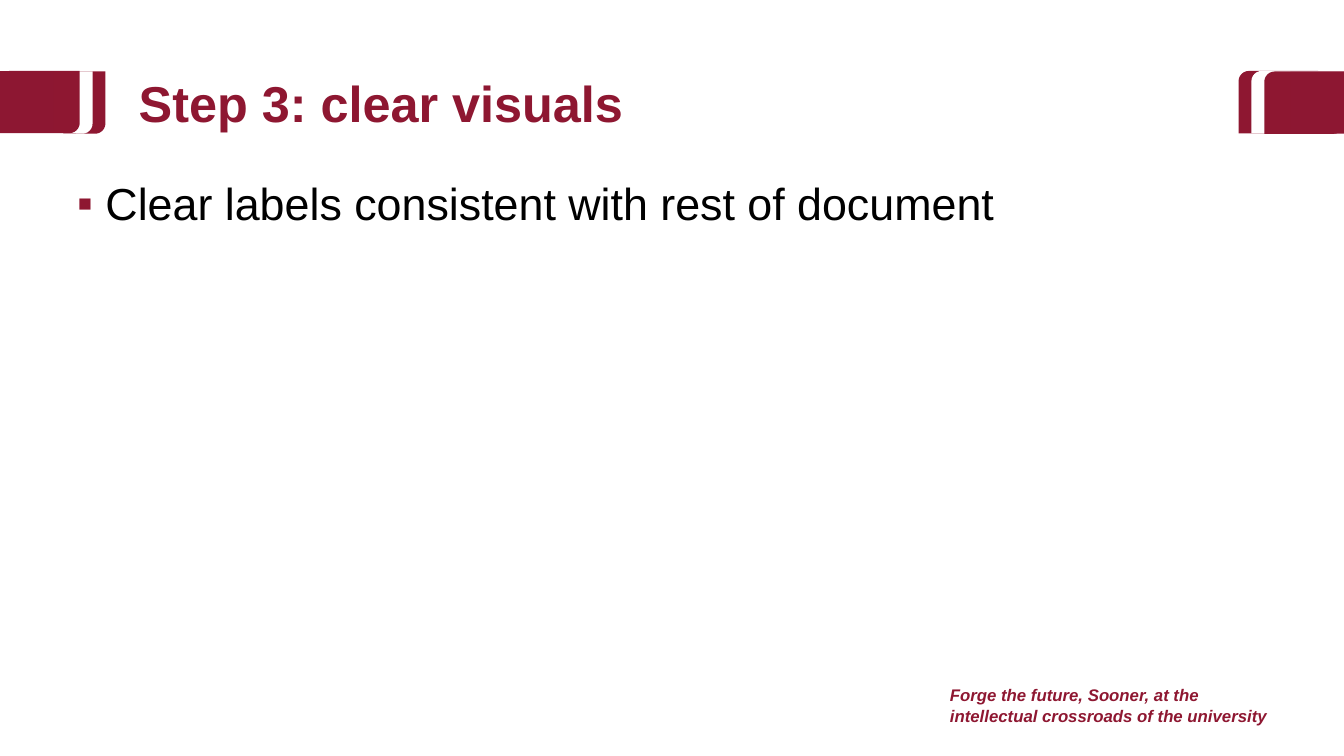
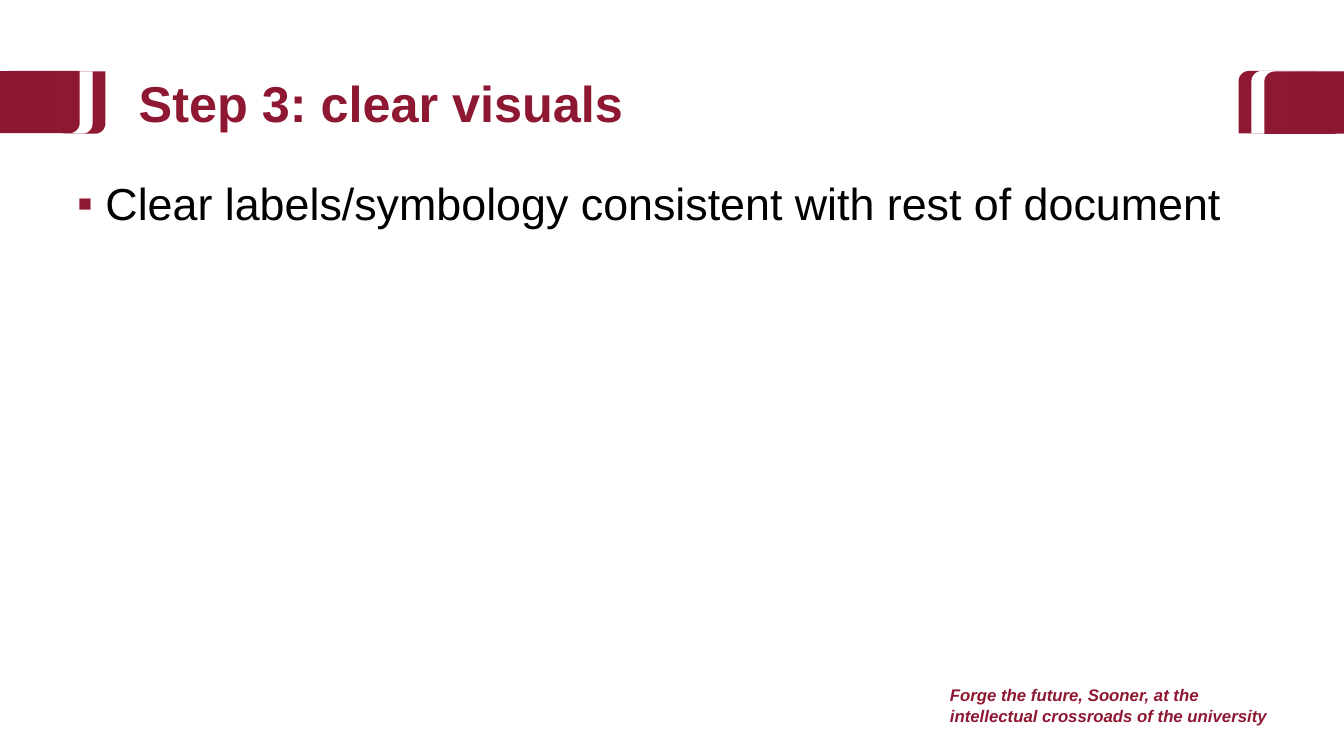
Before and after one commit to baeolophus/2025_data_viz_research, a slide deck: slide 45 of activities.pptx (slide 39 before the commit). Drawn at 1344x756 pixels with LibreOffice and Linux fonts; fonts in the diff are those of the drawing; background and template pictures are left out. Boxes give left, top, right and bottom in pixels: in the first picture for what was removed or moved away, otherwise in the second. Text is boxed around its words. In the diff, an @@ line names an element or a change of style, - is before the commit and + after.

```diff
--- a/activities.pptx
+++ b/activities.pptx
@@ text at (x1=105, y1=187, x2=1221, y2=229): text changed @@
-▪ Clear labels consistent with rest of document
+▪ Clear labels/symbology consistent with rest of document
```
Also in this commit, not shown: 6 other slides changed, 8 slides added, 1 other file.
